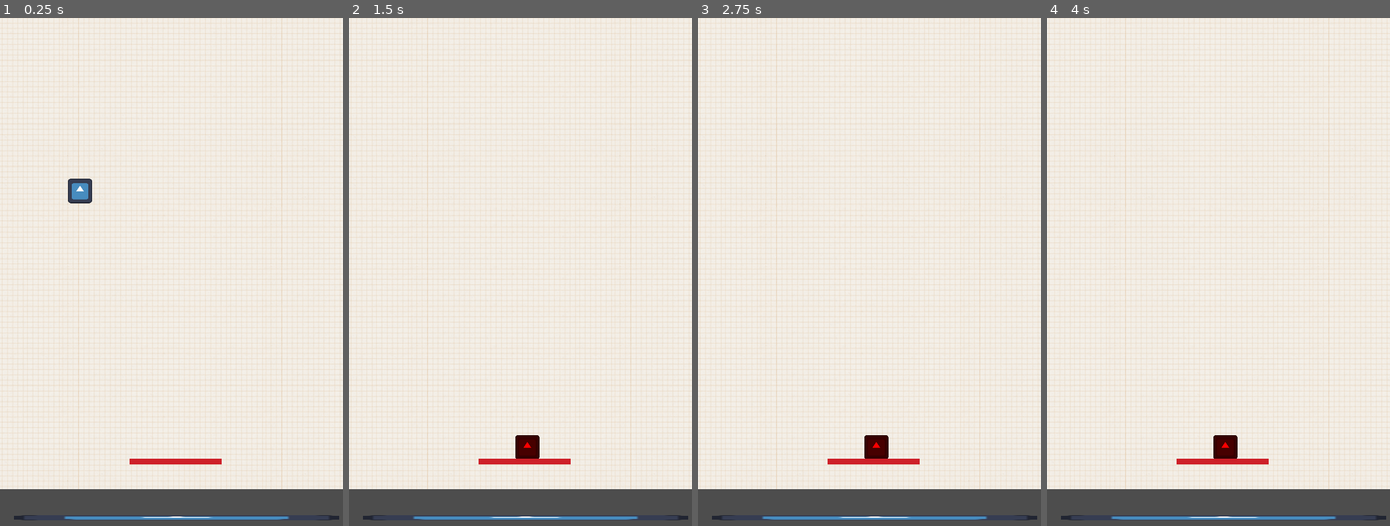
Above: before the commit, frames 1-4 (left to right).
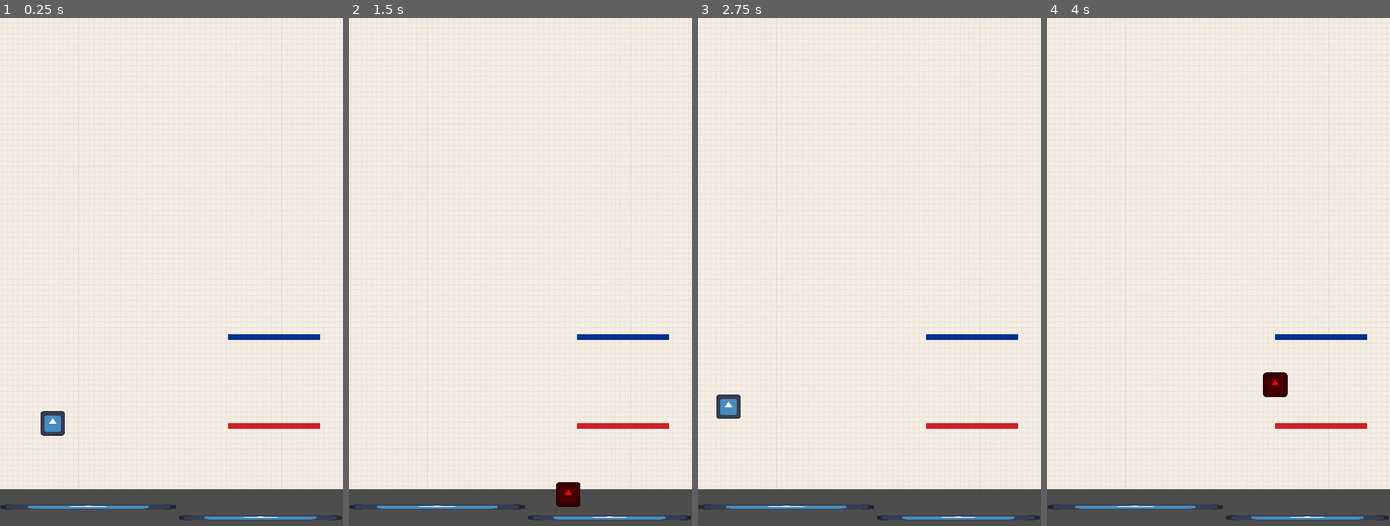
Above: after the commit, the same moments.

Repository: Abbby1007/-Melanotaenia3.0storage
Game: Godot game, scene res://Scenes/tutorialScenes/tutorial_one.tscn
Same seed, same stepped clock (60 frames per second), same inputs: the game is played once before the commit and once after it. Before the commit the project starts from res://Scenes/tutorial_one.tscn. The engine's default icon, where the game draws it, is replaced by a stand-in: a white triangle on a blue panel in a dark square.
Inputs:
- Up to frame 1 (0.25 s): no input
- Up to frame 2 (1.5 s): tap Enter (ui_accept) at 0.5, 0.77 s; hold Right (ui_right) from 0.53 s (still down); tap W (blue) at 0.6 s; tap S (red) at 0.8, 1.35 s
- Up to frame 3 (2.75 s): tap Enter (ui_accept) at 1.52 s; tap W (blue) at 1.55, 2.1 s; release Right (ui_right) at 2.03 s; hold Left (ui_left) from 2.03 s (still down); tap S (red) at 2.3 s
- Up to frame 4 (4 s): release Left (ui_left) at 2.78 s; hold Right (ui_right) from 2.78 s (still down); tap Q (green) at 2.85 s; tap Enter (ui_accept) at 3.02, 3.77 s; tap W (blue) at 3.05 s; tap E (orange) at 3.6 s; tap S (red) at 3.8 s

The runs differ from the first frame. In frame 1, 2.2% of the frame differs, in the area x 0-100%, y 31-99%; in frame 2, 2.2%; in frame 3, 2.2%; in frame 4, 2.2%.

Commit message:
Workin the three tutorial levels,
I am remaking and designing the tutorial levels to go along with the doolde jump style

Diff:
--- a/Scenes/basic_platofrm.tscn
+++ b/Scenes/basic_platofrm.tscn
@@ -20,7 +20,7 @@
 position = Vector2(1.27157e-06, 0)
 shape = SubResource("RectangleShape2D_rna55")
 
-[node name="Area2D" type="Area2D" parent="."]
+[node name="Area2D" type="Area2D" parent="." groups=["platform2_0"]]
 
 [node name="AreaCollisionShape2D" type="CollisionShape2D" parent="Area2D"]
 position = Vector2(0, 2.5)
--- a/Scenes/player_3_0.tscn
+++ b/Scenes/player_3_0.tscn
@@ -10,6 +10,7 @@
 size = Vector2(38, 39)
 
 [node name="Player3_0" type="RigidBody2D"]
+lock_rotation = true
 script = ExtResource("1_v4cko")
 
 [node name="Sprite2D" type="Sprite2D" parent="."]
--- a/Scenes/tutorial_blue_platform.tscn
+++ b/Scenes/tutorialScenes/tutorial_blue_platform.tscn
@@ -17,6 +17,7 @@
 position = Vector2(24.5, 43)
 scale = Vector2(22.625, 1)
 shape = SubResource("RectangleShape2D_hdkux")
+one_way_collision = true
 
 [node name="Area2D" type="Area2D" parent="." groups=["platform2_0", "tutorialBluePlatform"]]
 
--- /dev/null
+++ b/Scenes/tutorialScenes/tutorial_one.tscn
@@ -0,0 +1,60 @@
+[gd_scene load_steps=9 format=3 uid="uid://dxaspkonsbend"]
+
+[ext_resource type="Texture2D" uid="uid://c262qkivrwwki" path="res://assets/bck.png" id="1_wbfgb"]
+[ext_resource type="PackedScene" uid="uid://bqwkwp0u45j6n" path="res://Scenes/player_3_0.tscn" id="3_ntktu"]
+[ext_resource type="PackedScene" uid="uid://cyxwnlyihmsg0" path="res://Scenes/tutorialScenes/tutorial_red_platform.tscn" id="4_ocnbd"]
+[ext_resource type="PackedScene" uid="uid://b1e0jjn1q6gg4" path="res://Scenes/tutorialScenes/tutorila_basic_platform.tscn" id="5_5ndb0"]
+[ext_resource type="PackedScene" uid="uid://btgn1rfp60thy" path="res://Scenes/basic_platofrm.tscn" id="5_cisvd"]
+[ext_resource type="PackedScene" uid="uid://6rp6ysc4c4s8" path="res://Scenes/blue_platform.tscn" id="6_kahu1"]
+
+[sub_resource type="WorldBoundaryShape2D" id="WorldBoundaryShape2D_ftbct"]
+
+[sub_resource type="WorldBoundaryShape2D" id="WorldBoundaryShape2D_s37c7"]
+
+[node name="Tutorial One" type="Node2D"]
+
+[node name="Player3_0" parent="." instance=ExtResource("3_ntktu")]
+position = Vector2(-187, 210)
+
+[node name="CollisionShape2D" type="CollisionShape2D" parent="."]
+position = Vector2(-256, 105)
+rotation = 1.5708
+scale = Vector2(3, 1)
+shape = SubResource("WorldBoundaryShape2D_ftbct")
+
+[node name="CollisionShape2D2" type="CollisionShape2D" parent="."]
+position = Vector2(268, 105)
+rotation = 1.5708
+scale = Vector2(3, 1)
+shape = SubResource("WorldBoundaryShape2D_s37c7")
+
+[node name="tutorialRedPlatform" parent="." instance=ExtResource("4_ocnbd")]
+position = Vector2(140, 230)
+
+[node name="Camera2D" type="Camera2D" parent="."]
+
+[node name="BasicPlatofrm" parent="." instance=ExtResource("5_cisvd")]
+position = Vector2(140, 387)
+scale = Vector2(-2, 0.061)
+
+[node name="tutorilaBasicPlatform" parent="." instance=ExtResource("5_5ndb0")]
+position = Vector2(-131, 370)
+scale = Vector2(-2.15, 0.061)
+
+[node name="ParallaxBackground" type="ParallaxBackground" parent="."]
+
+[node name="ParallaxLayer" type="ParallaxLayer" parent="ParallaxBackground"]
+motion_mirroring = Vector2(560, 800)
+
+[node name="TextureRect" type="TextureRect" parent="ParallaxBackground/ParallaxLayer"]
+offset_left = -494.0
+offset_top = -614.0
+offset_right = 436.0
+offset_bottom = 342.0
+texture = ExtResource("1_wbfgb")
+expand_mode = 1
+stretch_mode = 1
+metadata/_edit_use_anchors_ = true
+
+[node name="blue_platform" parent="." instance=ExtResource("6_kahu1")]
+position = Vector2(140, 90)
--- a/Scenes/tutorial_red_platform.tscn
+++ b/Scenes/tutorialScenes/tutorial_red_platform.tscn
@@ -17,8 +17,9 @@
 position = Vector2(24.5, 43)
 scale = Vector2(22.625, 1)
 shape = SubResource("RectangleShape2D_m6tkd")
+one_way_collision = true
 
-[node name="Area2D" type="Area2D" parent="." groups=["red_platform", "tutorialRedPlatform"]]
+[node name="Area2D" type="Area2D" parent="." groups=["tutorialRedPlatform"]]
 
 [node name="AreaCollisionShape2D" type="CollisionShape2D" parent="Area2D"]
 position = Vector2(26.5, 42)
--- /dev/null
+++ b/Scenes/tutorialScenes/tutorial_three.tscn
@@ -0,0 +1,60 @@
+[gd_scene load_steps=9 format=3 uid="uid://dm4vntfoev4at"]
+
+[ext_resource type="Texture2D" uid="uid://c262qkivrwwki" path="res://assets/bck.png" id="1_ys6cl"]
+[ext_resource type="PackedScene" uid="uid://bqwkwp0u45j6n" path="res://Scenes/player_3_0.tscn" id="2_38jqr"]
+[ext_resource type="PackedScene" uid="uid://cnoh6jojxgi6r" path="res://Scenes/red_platform.tscn" id="3_1yhdx"]
+[ext_resource type="PackedScene" uid="uid://6rp6ysc4c4s8" path="res://Scenes/blue_platform.tscn" id="4_1k51a"]
+[ext_resource type="PackedScene" uid="uid://btgn1rfp60thy" path="res://Scenes/basic_platofrm.tscn" id="5_bhqkn"]
+[ext_resource type="PackedScene" uid="uid://b1e0jjn1q6gg4" path="res://Scenes/tutorialScenes/tutorila_basic_platform.tscn" id="5_ucseg"]
+
+[sub_resource type="WorldBoundaryShape2D" id="WorldBoundaryShape2D_8k4f7"]
+
+[sub_resource type="WorldBoundaryShape2D" id="WorldBoundaryShape2D_obiuj"]
+
+[node name="tutorialThree" type="Node2D"]
+
+[node name="Player3_0" parent="." instance=ExtResource("2_38jqr")]
+position = Vector2(-144, -156)
+
+[node name="CollisionShape2D" type="CollisionShape2D" parent="."]
+position = Vector2(-256, 105)
+rotation = 1.5708
+scale = Vector2(3, 1)
+shape = SubResource("WorldBoundaryShape2D_8k4f7")
+
+[node name="CollisionShape2D2" type="CollisionShape2D" parent="."]
+position = Vector2(268, 105)
+rotation = 1.5708
+scale = Vector2(3, 1)
+shape = SubResource("WorldBoundaryShape2D_obiuj")
+
+[node name="Red_Platform" parent="." instance=ExtResource("3_1yhdx")]
+position = Vector2(-17, 303)
+
+[node name="blue_platform" parent="." instance=ExtResource("4_1k51a")]
+position = Vector2(-15, 206)
+
+[node name="Camera2D" type="Camera2D" parent="."]
+
+[node name="BasicPlatofrm" parent="." instance=ExtResource("5_bhqkn")]
+position = Vector2(140, 387)
+scale = Vector2(-2, 0.061)
+
+[node name="tutorilaBasicPlatform" parent="." instance=ExtResource("5_ucseg")]
+position = Vector2(-131, 370)
+scale = Vector2(-2.15, 0.061)
+
+[node name="ParallaxBackground" type="ParallaxBackground" parent="."]
+
+[node name="ParallaxLayer" type="ParallaxLayer" parent="ParallaxBackground"]
+motion_mirroring = Vector2(560, 800)
+
+[node name="TextureRect" type="TextureRect" parent="ParallaxBackground/ParallaxLayer"]
+offset_left = -494.0
+offset_top = -614.0
+offset_right = 436.0
+offset_bottom = 342.0
+texture = ExtResource("1_ys6cl")
+expand_mode = 1
+stretch_mode = 1
+metadata/_edit_use_anchors_ = true
--- /dev/null
+++ b/Scenes/tutorialScenes/tutorial_two.tscn
@@ -0,0 +1,60 @@
+[gd_scene load_steps=9 format=3 uid="uid://81o6evj7k3u"]
+
+[ext_resource type="Texture2D" uid="uid://c262qkivrwwki" path="res://assets/bck.png" id="1_ua3sc"]
+[ext_resource type="PackedScene" uid="uid://bqwkwp0u45j6n" path="res://Scenes/player_3_0.tscn" id="2_plleh"]
+[ext_resource type="PackedScene" uid="uid://bmnsllljcg1j1" path="res://Scenes/tutorialScenes/tutorial_blue_platform.tscn" id="4_0qqju"]
+[ext_resource type="PackedScene" uid="uid://btgn1rfp60thy" path="res://Scenes/basic_platofrm.tscn" id="5_hl75i"]
+[ext_resource type="PackedScene" uid="uid://b1e0jjn1q6gg4" path="res://Scenes/tutorialScenes/tutorila_basic_platform.tscn" id="5_lp7tg"]
+[ext_resource type="PackedScene" uid="uid://cnoh6jojxgi6r" path="res://Scenes/red_platform.tscn" id="6_52d8u"]
+
+[sub_resource type="WorldBoundaryShape2D" id="WorldBoundaryShape2D_i1ype"]
+
+[sub_resource type="WorldBoundaryShape2D" id="WorldBoundaryShape2D_wiewd"]
+
+[node name="tutorialTwo" type="Node2D"]
+
+[node name="ParallaxBackground" type="ParallaxBackground" parent="."]
+
+[node name="ParallaxLayer" type="ParallaxLayer" parent="ParallaxBackground"]
+motion_mirroring = Vector2(560, 800)
+
+[node name="TextureRect" type="TextureRect" parent="ParallaxBackground/ParallaxLayer"]
+offset_left = -494.0
+offset_top = -614.0
+offset_right = 436.0
+offset_bottom = 342.0
+texture = ExtResource("1_ua3sc")
+expand_mode = 1
+stretch_mode = 1
+metadata/_edit_use_anchors_ = true
+
+[node name="Player3_0" parent="." instance=ExtResource("2_plleh")]
+position = Vector2(-187, 210)
+
+[node name="CollisionShape2D" type="CollisionShape2D" parent="."]
+position = Vector2(-256, 105)
+rotation = 1.5708
+scale = Vector2(3, 1)
+shape = SubResource("WorldBoundaryShape2D_i1ype")
+
+[node name="CollisionShape2D2" type="CollisionShape2D" parent="."]
+position = Vector2(268, 105)
+rotation = 1.5708
+scale = Vector2(3, 1)
+shape = SubResource("WorldBoundaryShape2D_wiewd")
+
+[node name="tutorialBluePlatform" parent="." instance=ExtResource("4_0qqju")]
+position = Vector2(140, 90)
+
+[node name="Camera2D" type="Camera2D" parent="."]
+
+[node name="BasicPlatofrm" parent="." instance=ExtResource("5_hl75i")]
+position = Vector2(140, 387)
+scale = Vector2(-2, 0.061)
+
+[node name="tutorilaBasicPlatform" parent="." instance=ExtResource("5_lp7tg")]
+position = Vector2(-131, 370)
+scale = Vector2(-2.15, 0.061)
+
+[node name="Red_Platform" parent="." instance=ExtResource("6_52d8u")]
+position = Vector2(140, 230)
--- /dev/null
+++ b/Scenes/tutorialScenes/tutorila_basic_platform.tscn
@@ -0,0 +1,27 @@
+[gd_scene load_steps=4 format=3 uid="uid://b1e0jjn1q6gg4"]
+
+[ext_resource type="Texture2D" uid="uid://u85c7pinc2t" path="res://icon.svg" id="1_760ic"]
+
+[sub_resource type="RectangleShape2D" id="RectangleShape2D_ebfld"]
+size = Vector2(127.333, 120)
+
+[sub_resource type="RectangleShape2D" id="RectangleShape2D_a1yft"]
+size = Vector2(128, 135)
+
+[node name="tutorilaBasicPlatform" type="Node2D"]
+scale = Vector2(3, 0.2)
+
+[node name="Sprite2D" type="Sprite2D" parent="."]
+texture = ExtResource("1_760ic")
+
+[node name="StaticBody2D" type="StaticBody2D" parent="."]
+
+[node name="CollisionShape2D" type="CollisionShape2D" parent="StaticBody2D"]
+position = Vector2(1.27157e-06, 0)
+shape = SubResource("RectangleShape2D_ebfld")
+
+[node name="Area2D" type="Area2D" parent="."]
+
+[node name="AreaCollisionShape2D" type="CollisionShape2D" parent="Area2D"]
+position = Vector2(0, 2.5)
+shape = SubResource("RectangleShape2D_a1yft")
--- a/Scenes/tutorial_one.tscn
+++ /dev/null
@@ -1,51 +0,0 @@
-[gd_scene load_steps=7 format=3 uid="uid://dxaspkonsbend"]
-
-[ext_resource type="Texture2D" uid="uid://c262qkivrwwki" path="res://assets/bck.png" id="1_jcs6d"]
-[ext_resource type="PackedScene" uid="uid://cdv8n3ihw077p" path="res://Scenes/platform_2_0.tscn" id="2_wudew"]
-[ext_resource type="PackedScene" uid="uid://bqwkwp0u45j6n" path="res://Scenes/player_3_0.tscn" id="3_0xbbx"]
-[ext_resource type="PackedScene" uid="uid://cyxwnlyihmsg0" path="res://Scenes/tutorial_red_platform.tscn" id="4_u50g0"]
-
-[sub_resource type="WorldBoundaryShape2D" id="WorldBoundaryShape2D_ftbct"]
-
-[sub_resource type="WorldBoundaryShape2D" id="WorldBoundaryShape2D_s37c7"]
-
-[node name="Tutorial One" type="Node2D"]
-
-[node name="ParallaxBackground" type="ParallaxBackground" parent="."]
-
-[node name="ParallaxLayer" type="ParallaxLayer" parent="ParallaxBackground"]
-motion_mirroring = Vector2(560, 800)
-
-[node name="TextureRect" type="TextureRect" parent="ParallaxBackground/ParallaxLayer"]
-offset_left = -494.0
-offset_top = -614.0
-offset_right = 436.0
-offset_bottom = 342.0
-texture = ExtResource("1_jcs6d")
-expand_mode = 1
-stretch_mode = 1
-metadata/_edit_use_anchors_ = true
-
-[node name="Platform 2_0" parent="." instance=ExtResource("2_wudew")]
-position = Vector2(8, 387)
-scale = Vector2(-4, 0.061)
-
-[node name="Player3_0" parent="." instance=ExtResource("3_0xbbx")]
-position = Vector2(-144, -156)
-
-[node name="CollisionShape2D" type="CollisionShape2D" parent="."]
-position = Vector2(-256, 105)
-rotation = 1.5708
-scale = Vector2(3, 1)
-shape = SubResource("WorldBoundaryShape2D_ftbct")
-
-[node name="CollisionShape2D2" type="CollisionShape2D" parent="."]
-position = Vector2(268, 105)
-rotation = 1.5708
-scale = Vector2(3, 1)
-shape = SubResource("WorldBoundaryShape2D_s37c7")
-
-[node name="tutorialRedPlatform" parent="." instance=ExtResource("4_u50g0")]
-position = Vector2(-15, 286)
-
-[node name="Camera2D" type="Camera2D" parent="."]
--- a/Scenes/tutorial_three.tscn
+++ /dev/null
@@ -1,55 +0,0 @@
-[gd_scene load_steps=8 format=3 uid="uid://dm4vntfoev4at"]
-
-[ext_resource type="Texture2D" uid="uid://c262qkivrwwki" path="res://assets/bck.png" id="1_qpnoa"]
-[ext_resource type="PackedScene" uid="uid://cdv8n3ihw077p" path="res://Scenes/platform_2_0.tscn" id="2_qitom"]
-[ext_resource type="PackedScene" uid="uid://bqwkwp0u45j6n" path="res://Scenes/player_3_0.tscn" id="3_6kgq4"]
-[ext_resource type="PackedScene" uid="uid://cnoh6jojxgi6r" path="res://Scenes/red_platform.tscn" id="4_7auxl"]
-[ext_resource type="PackedScene" uid="uid://6rp6ysc4c4s8" path="res://Scenes/blue_platform.tscn" id="5_7jnvk"]
-
-[sub_resource type="WorldBoundaryShape2D" id="WorldBoundaryShape2D_8k4f7"]
-
-[sub_resource type="WorldBoundaryShape2D" id="WorldBoundaryShape2D_obiuj"]
-
-[node name="tutorialThree" type="Node2D"]
-
-[node name="ParallaxBackground" type="ParallaxBackground" parent="."]
-
-[node name="ParallaxLayer" type="ParallaxLayer" parent="ParallaxBackground"]
-motion_mirroring = Vector2(560, 800)
-
-[node name="TextureRect" type="TextureRect" parent="ParallaxBackground/ParallaxLayer"]
-offset_left = -494.0
-offset_top = -614.0
-offset_right = 436.0
-offset_bottom = 342.0
-texture = ExtResource("1_qpnoa")
-expand_mode = 1
-stretch_mode = 1
-metadata/_edit_use_anchors_ = true
-
-[node name="Platform 2_0" parent="." instance=ExtResource("2_qitom")]
-position = Vector2(8, 387)
-scale = Vector2(-4, 0.061)
-
-[node name="Player3_0" parent="." instance=ExtResource("3_6kgq4")]
-position = Vector2(-144, -156)
-
-[node name="CollisionShape2D" type="CollisionShape2D" parent="."]
-position = Vector2(-256, 105)
-rotation = 1.5708
-scale = Vector2(3, 1)
-shape = SubResource("WorldBoundaryShape2D_8k4f7")
-
-[node name="CollisionShape2D2" type="CollisionShape2D" parent="."]
-position = Vector2(268, 105)
-rotation = 1.5708
-scale = Vector2(3, 1)
-shape = SubResource("WorldBoundaryShape2D_obiuj")
-
-[node name="Red_Platform" parent="." instance=ExtResource("4_7auxl")]
-position = Vector2(-17, 303)
-
-[node name="blue_platform" parent="." instance=ExtResource("5_7jnvk")]
-position = Vector2(-15, 206)
-
-[node name="Camera2D" type="Camera2D" parent="."]
--- a/Scenes/tutorial_two.tscn
+++ /dev/null
@@ -1,55 +0,0 @@
-[gd_scene load_steps=8 format=3 uid="uid://81o6evj7k3u"]
-
-[ext_resource type="Texture2D" uid="uid://c262qkivrwwki" path="res://assets/bck.png" id="1_0p2rs"]
-[ext_resource type="PackedScene" uid="uid://cdv8n3ihw077p" path="res://Scenes/platform_2_0.tscn" id="2_kptyp"]
-[ext_resource type="PackedScene" uid="uid://bqwkwp0u45j6n" path="res://Scenes/player_3_0.tscn" id="3_64x60"]
-[ext_resource type="PackedScene" uid="uid://cyxwnlyihmsg0" path="res://Scenes/tutorial_red_platform.tscn" id="4_myken"]
-[ext_resource type="PackedScene" uid="uid://bmnsllljcg1j1" path="res://Scenes/tutorial_blue_platform.tscn" id="5_gon2q"]
-
-[sub_resource type="WorldBoundaryShape2D" id="WorldBoundaryShape2D_i1ype"]
-
-[sub_resource type="WorldBoundaryShape2D" id="WorldBoundaryShape2D_wiewd"]
-
-[node name="tutorialTwo" type="Node2D"]
-
-[node name="ParallaxBackground" type="ParallaxBackground" parent="."]
-
-[node name="ParallaxLayer" type="ParallaxLayer" parent="ParallaxBackground"]
-motion_mirroring = Vector2(560, 800)
-
-[node name="TextureRect" type="TextureRect" parent="ParallaxBackground/ParallaxLayer"]
-offset_left = -494.0
-offset_top = -614.0
-offset_right = 436.0
-offset_bottom = 342.0
-texture = ExtResource("1_0p2rs")
-expand_mode = 1
-stretch_mode = 1
-metadata/_edit_use_anchors_ = true
-
-[node name="Platform 2_0" parent="." instance=ExtResource("2_kptyp")]
-position = Vector2(8, 387)
-scale = Vector2(-4, 0.061)
-
-[node name="Player3_0" parent="." instance=ExtResource("3_64x60")]
-position = Vector2(-144, -156)
-
-[node name="CollisionShape2D" type="CollisionShape2D" parent="."]
-position = Vector2(-256, 105)
-rotation = 1.5708
-scale = Vector2(3, 1)
-shape = SubResource("WorldBoundaryShape2D_i1ype")
-
-[node name="CollisionShape2D2" type="CollisionShape2D" parent="."]
-position = Vector2(268, 105)
-rotation = 1.5708
-scale = Vector2(3, 1)
-shape = SubResource("WorldBoundaryShape2D_wiewd")
-
-[node name="tutorialRedPlatform" parent="." instance=ExtResource("4_myken")]
-position = Vector2(-15, 286)
-
-[node name="tutorialBluePlatform" parent="." instance=ExtResource("5_gon2q")]
-position = Vector2(-10, 139)
-
-[node name="Camera2D" type="Camera2D" parent="."]
--- a/Scenes/world.tscn
+++ b/Scenes/world.tscn
@@ -9,6 +9,7 @@
 [ext_resource type="PackedScene" uid="uid://c6euujue4h3y" path="res://Scenes/orange_platform.tscn" id="7_d31sg"]
 
 [node name="World" type="Node2D"]
+position = Vector2(28, 236)
 
 [node name="ParallaxBackground" type="ParallaxBackground" parent="."]
 
--- a/Scripts/player_3_0.gd
+++ b/Scripts/player_3_0.gd
@@ -126,14 +126,14 @@
 
 			#TUOTIRAL PLATFROMSSSSSSSSSS ________________________________________________________________________________
 	# for tutorial Level one
-	if area.get_parent().is_in_group("tutorialRedPlatform"):
+	if area.is_in_group("tutorialRedPlatform"):
 		print("TELEPORT")
-		get_tree().change_scene_to_file("res://Scenes/tutorial_two.tscn")
+		get_tree().change_scene_to_file("res://Scenes/tutorialScenes/tutorial_two.tscn")
 	#---------------------------------------------------------------
 
 	#For tutorial Level two
-	if area.get_parent().is_in_group("tutorialBluePlatform"):
-		get_tree().change_scene_to_file("res://Scenes/tutorial_three.tscn")
+	if area.is_in_group("tutorialBluePlatform"):
+		get_tree().change_scene_to_file("res://Scenes/tutorialScenes/tutorial_three.tscn")
 	#------------------------------------------------------
 
 	##Change it to have the player be teleported to the Main Menu or Level 1
--- a/project.godot
+++ b/project.godot
@@ -11,9 +11,11 @@
 [application]
 
 config/name="Doodle Jump clone"
-run/main_scene="res://Scenes/tutorial_one.tscn"
+run/main_scene="res://Scenes/tutorialScenes/tutorial_one.tscn"
 config/features=PackedStringArray("4.3", "Forward Plus")
 config/icon="res://icon.svg"
+run/size/viewport_width=540
+run/size/viewport_height=800
 
 [display]
 
